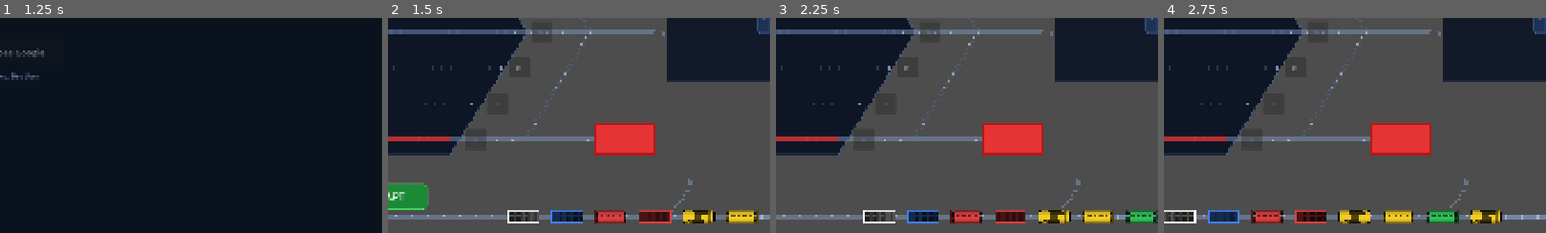
Above: before the commit, frames 1-4 (left to right).
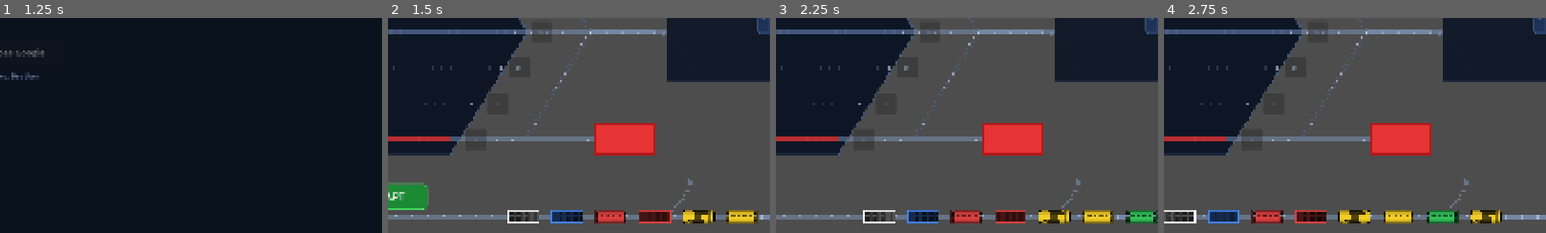
Above: after the commit, the same moments.

Repository: Fenimors99/shunting-game
Game: Godot game, scene res://scenes/LoginScreen.tscn
The game is run twice, just before and just after one commit, with the same random seed, the same clock (stepped at 60 frames per second) and the same inputs.
Inputs:
- Up to frame 1 (1.25 s): click "Увійти через Google" at 0.5 s
- Up to frame 2 (1.5 s): tap Enter at 1.25 s
- Up to frame 3 (2.25 s): click "СТАРТ" at 2 s
- Up to frame 4 (2.75 s): no input
The pictures show only the part of the screen within x 50-100%, y 50-100%; the shares and areas given below are measured in that part.

Frame 1 is identical in both runs. In frame 2, 0.4% of the frame differs, in the area x 52-73%, y 5-8%; in frame 3, 0.4%; in frame 4, 0.4%.

Commit message:
feat(track4): straight submit exit — rail + animation going right off screen

Diff:
--- a/scripts/GameScreen.gd
+++ b/scripts/GameScreen.gd
@@ -135,7 +135,10 @@
 	var wagons: Array = station.pop_all_wagons(track_index)
 	if submit:
 		task_manager.submit(wagons)
-		_animate_exit(wagons, track_index)
+		if track_index == Layout.CENTER_TRACK:
+			_animate_submit(wagons)
+		else:
+			_animate_exit(wagons, track_index)
 	else:
 		_return_to_queue(wagons, track_index)
 
@@ -188,6 +191,20 @@
 			)
 		)
 
+func _animate_submit(wagons: Array) -> void:
+	var dest_y := Layout.get_track_y(Layout.CENTER_TRACK)
+	for i in wagons.size():
+		var wagon: Wagon = wagons[i]
+		var pts := PackedVector2Array()
+		pts.append(wagon.position)
+		pts.append(Vector2(Layout.SCREEN_W + Layout.WAGON_GAP, dest_y))
+		var idx := i
+		var delay_tween := create_tween()
+		delay_tween.tween_interval(idx * 0.18)
+		delay_tween.tween_callback(func():
+			_animate_along_path(wagon, pts, wagon.queue_free)
+		)
+
 func _animate_to_loading(wagons: Array) -> void:
 	var arc    := Layout.get_track1_exit_arc()
 	var arc_end := arc[arc.size() - 1]
--- a/scripts/Station.gd
+++ b/scripts/Station.gd
@@ -290,6 +290,10 @@
 		rail_color
 	)
 
+	# 3.6. Пряма здачі завдань: від центру (колія 4) вправо за екран
+	var center4 := Layout.get_exit_center_point()
+	_draw_rail_segment(center4, Vector2(get_viewport_rect().size.x, center4.y), rail_color)
+
 	# 4. Вихідна дуга
 	_draw_curved_rail(Layout.get_exit_arc(), rail_color)
 
